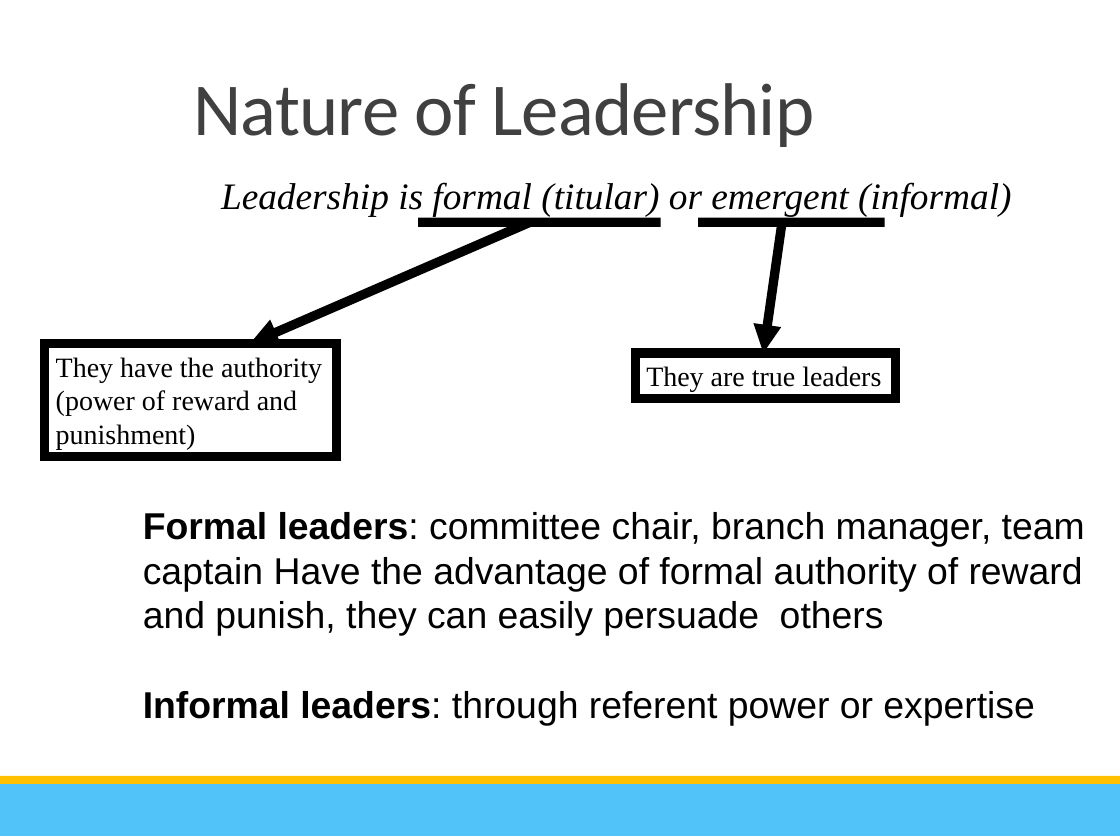
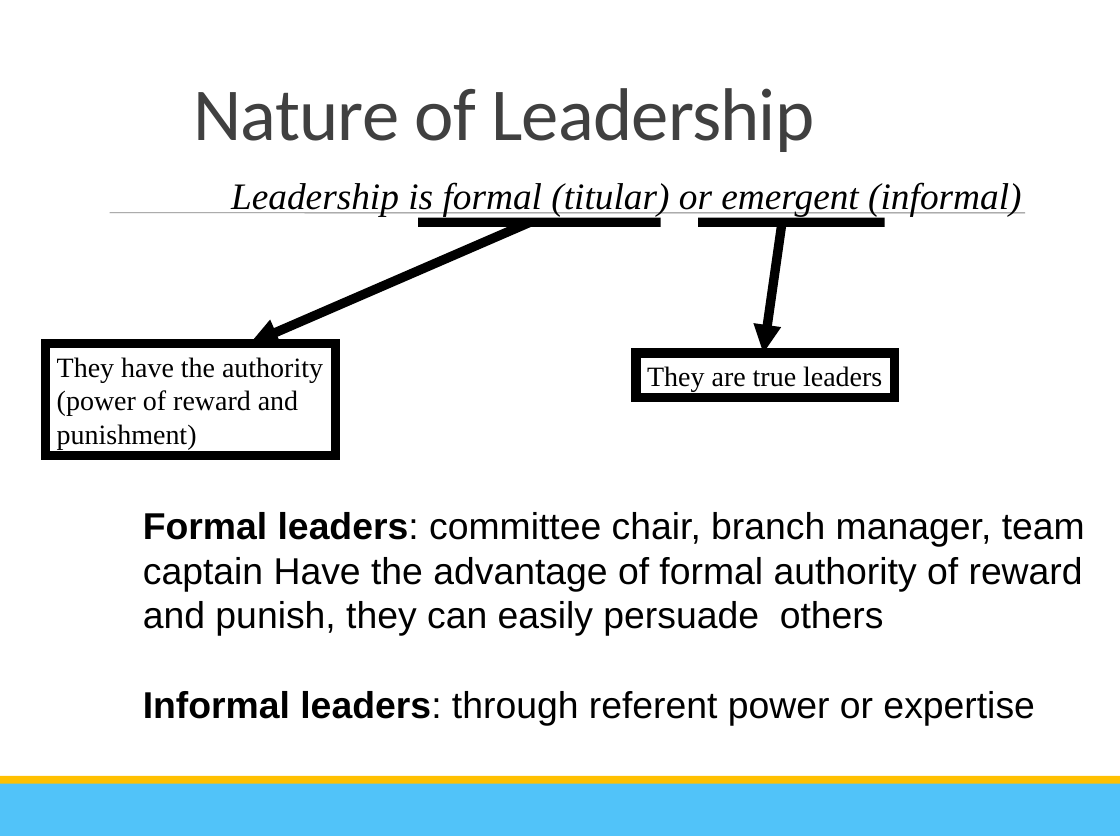
Before and after one commit to sabin-thapa/KUCE18-Sem7, a slide deck: slide 4 of Engineering Management/1st internal/2_5 Motivation _ Leading Technical People.pptx. Drawn at 1120x840 pixels with LibreOffice and Linux fonts; fonts in the diff are those of the drawing. Boxes give left, top, right and bottom in pixels: in the first picture for what was removed or moved away, otherwise in the second. Text is boxed around its words. In the diff, an @@ line names an element or a change of style, - is before the commit and + after.

```diff
--- a/Engineering Management/1st internal/2_5 Motivation _ Leading Technical People.pptx
+++ b/Engineering Management/1st internal/2_5 Motivation _ Leading Technical People.pptx
@@ title "Nature of Leadership" moved from (x1=194, y1=83, x2=814, y2=147) to (x1=194, y1=88, x2=814, y2=152) @@
@@ text "Leadership is formal (titular) or ..." moved from (x1=221, y1=182, x2=1011, y2=216) to (x1=231, y1=182, x2=1021, y2=216) @@
@@ line added from (110, 213) to (1025, 213), #808080 0.5 pt @@
```
Also in this commit, not shown: 54 other slides changed, 1 slide added, 1 slide removed, 17 other files.
